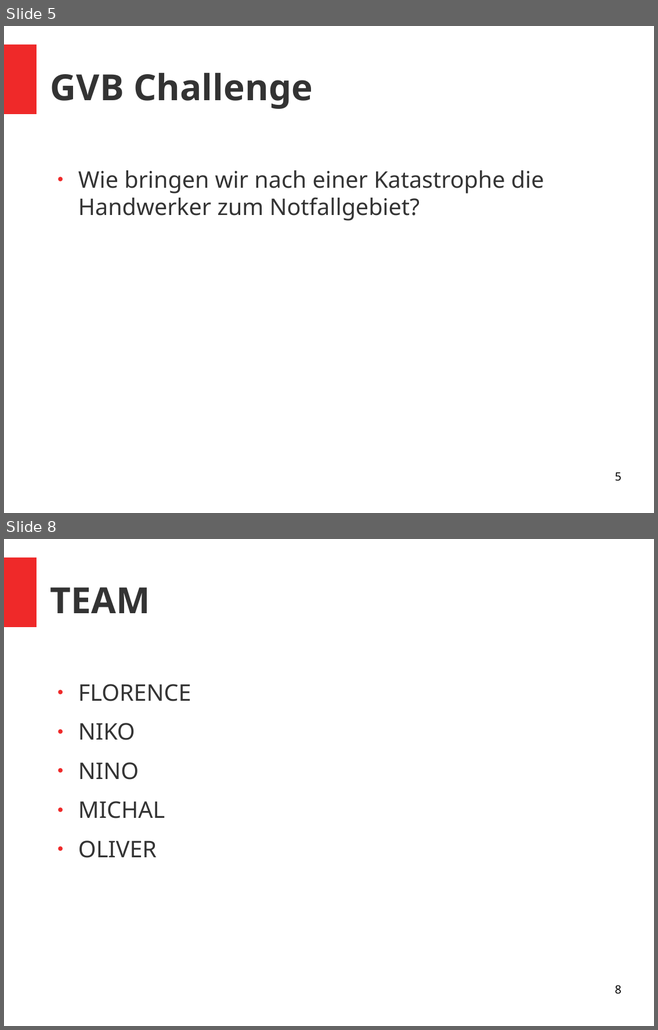
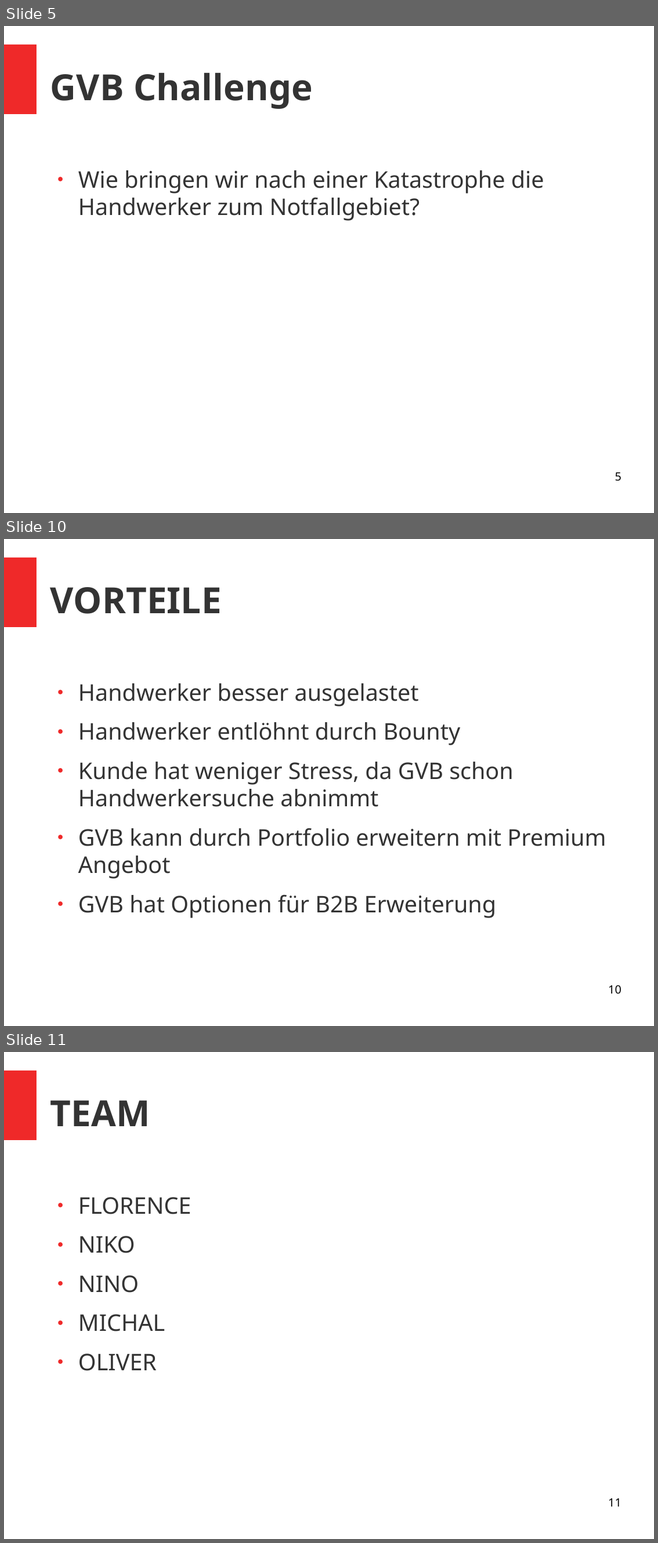
Before and after one commit to ninomllr/bernhackt-2023, a slide deck: Draft_presentation.odp. Shown one above the other, each under a label of ours: slides 5 and 8 before the commit, slides 5, 10 and 11 after it; the slides between them are not shown. The pictures are 658x1030 and 658x1543 pixels, drawn with LibreOffice and Linux fonts; fonts in the diff are those of the drawing. Boxes give left, top, right and bottom in pixels: in the first picture for what was removed or moved away, otherwise in the second. Text is boxed around its words. In the diff, an @@ line names an element or a change of style, - is before the commit and + after.

```diff
--- a/Draft_presentation.odp
+++ b/Draft_presentation.odp
@@ slide 10 added at bbox=[4, 539, 654, 1026], background #FFFFFF; not listed: 1 template element that a slide beside it also shows @@
@@ title added at bbox=[50, 587, 221, 614], 44 pt, text #333333, bold @@
+VORTEILE
@@ text added at bbox=[78, 683, 605, 918], 28 pt, text #333333 @@
+● Handwerker besser ausgelastet
+● Handwerker entlöhnt durch Bounty
+● Kunde hat weniger Stress, da GVB schon Handwerkersuche abnimmt
+● GVB kann durch Portfolio erweitern mit Premium Angebot
+● GVB hat Optionen für B2B Erweiterung
@@ page number added at bbox=[608, 985, 621, 994], 14 pt, text #000000 @@
+10
@@ what was slide 8 is now slide 11 @@
@@ page number at bbox=[608, 1499, 621, 1507]: text changed @@
-8
+11
```
Also in this commit, not shown: 1 slide changed, 4 other slides added, 2 slides removed.
